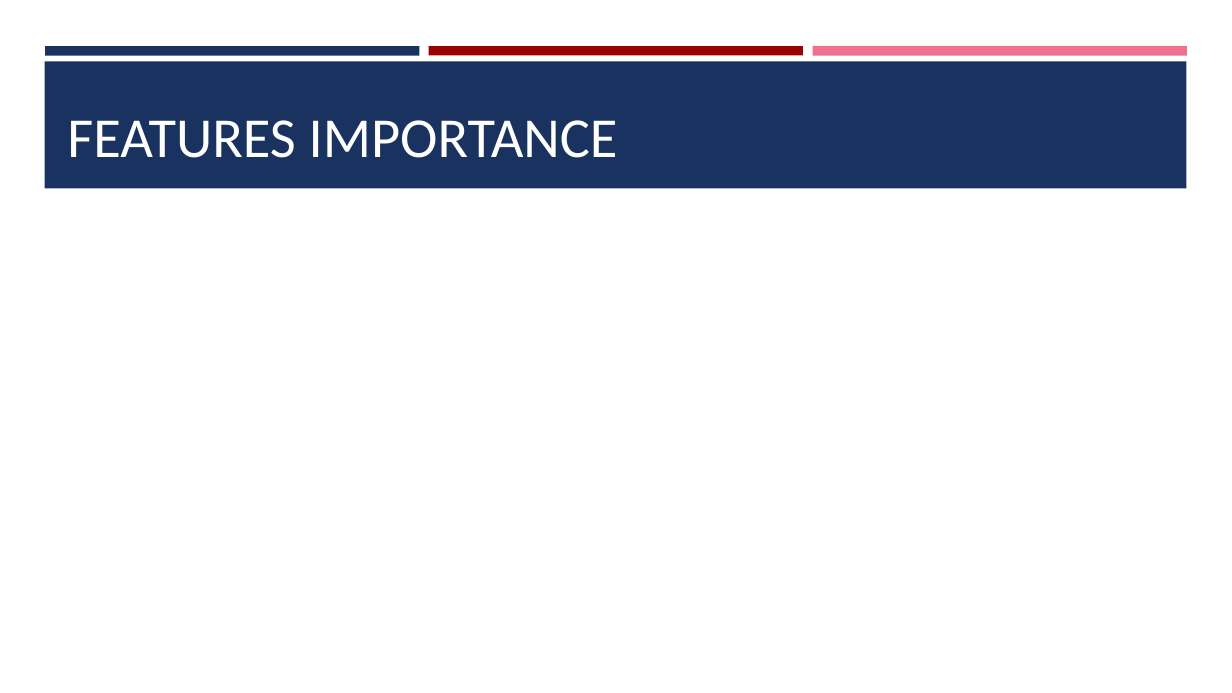
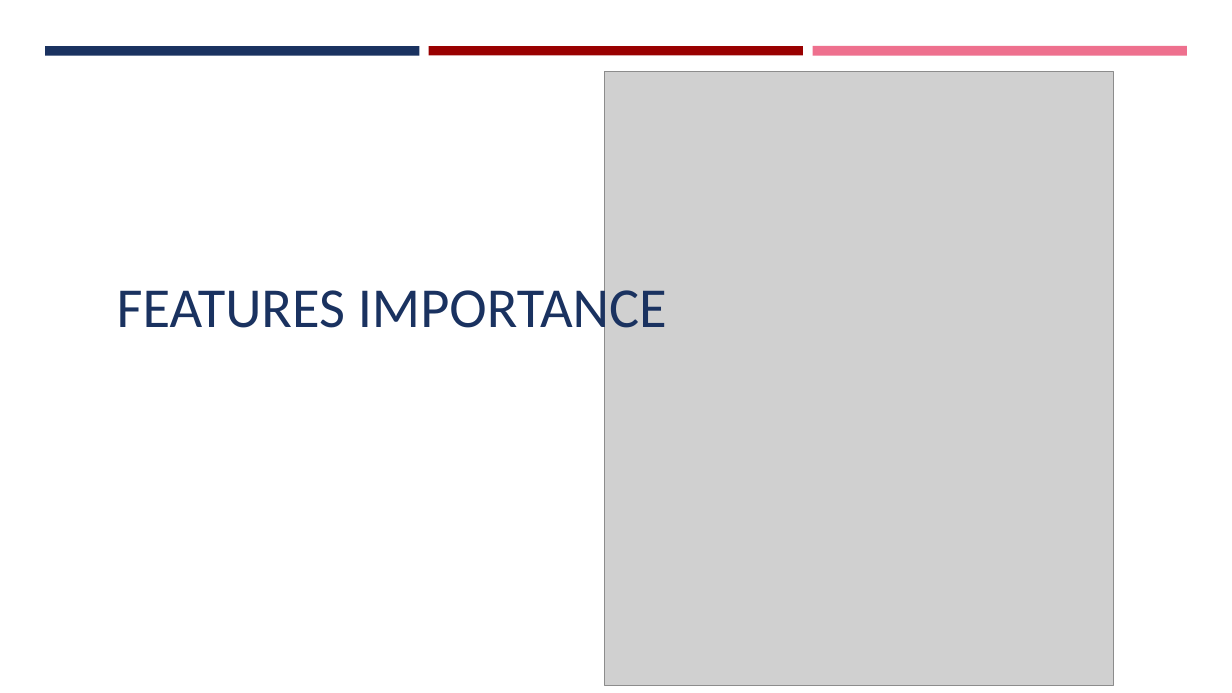
Before and after one commit to candidamg/Brain_Stroke_Prediction, a slide deck: slide 11 of Brain_Stroke_PP.pptx. Drawn at 1232x693 pixels with LibreOffice and Linux fonts; fonts in the diff are those of the drawing; grey boxes stand for pictures. Boxes give left, top, right and bottom in pixels: in the first picture for what was removed or moved away, otherwise in the second. Text is boxed around its words. In the diff, an @@ line names an element or a change of style, - is before the commit and + after.

Commit message:
final commit

```diff
--- a/Brain_Stroke_PP.pptx
+++ b/Brain_Stroke_PP.pptx
@@ rectangle removed at box(44, 61, 1187, 189) @@
@@ picture added at box(604, 71, 1113, 685) @@
@@ text "FEATURES IMPORTANCE": place and size @@
-text "FEATURES IMPORTANCE" at box(67, 120, 618, 158)
+text "FEATURES IMPORTANCE" at box(117, 279, 667, 340)
@@ text "FEATURES IMPORTANCE" at box(117, 279, 667, 340): text colour #FFFFFF to #1A3260; vertical alignment bottom to top @@
```
